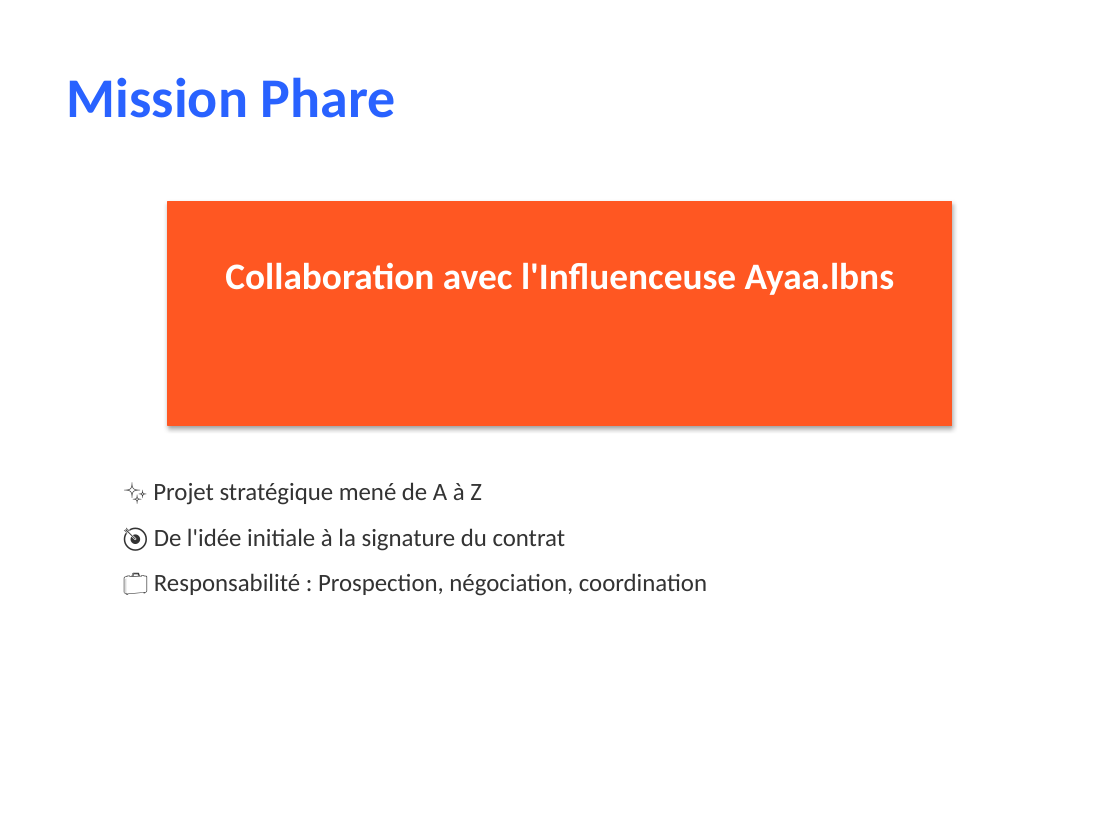
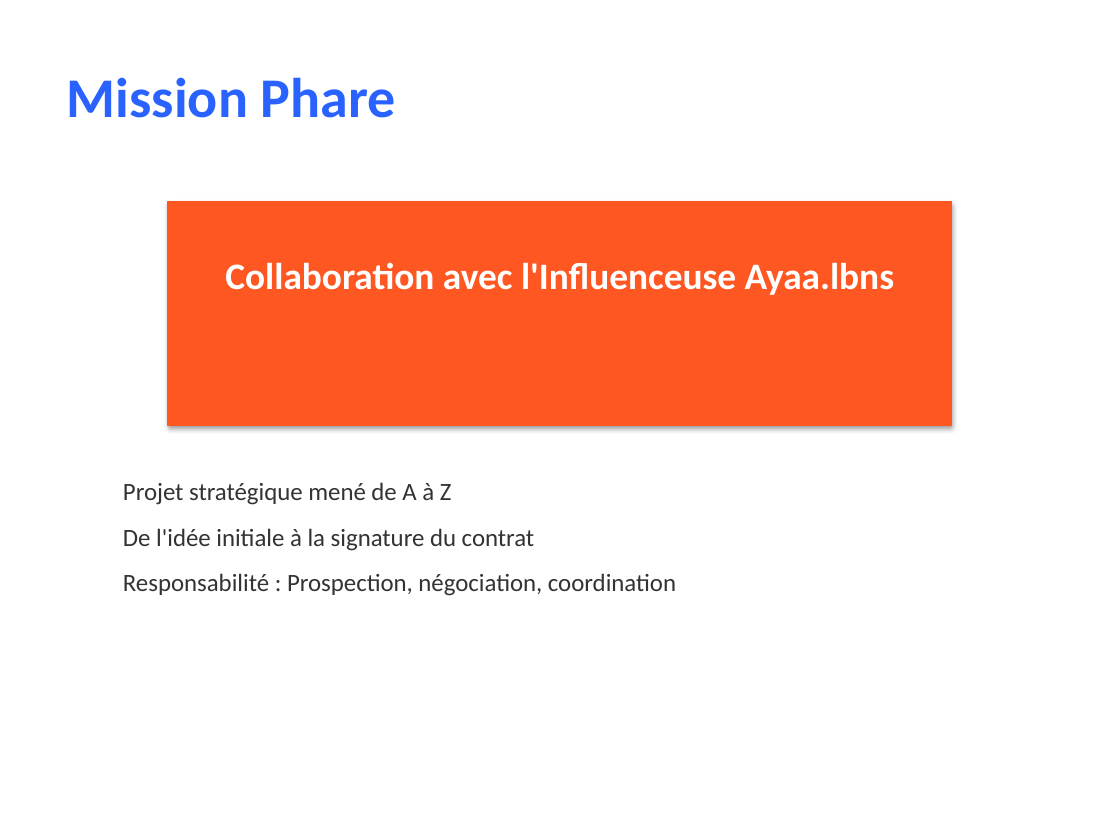
Before and after one commit to DOCK221/lbdmuser.github.io, a slide deck: slide 7 of Soutenance_Mouhamadou_Sow_B3_CDI.pptx. Drawn at 1120x840 pixels with LibreOffice and Linux fonts; fonts in the diff are those of the drawing. Boxes give left, top, right and bottom in pixels: in the first picture for what was removed or moved away, otherwise in the second. Text is boxed around its words. In the diff, an @@ line names an element or a change of style, - is before the commit and + after.

```diff
--- a/Soutenance_Mouhamadou_Sow_B3_CDI.pptx
+++ b/Soutenance_Mouhamadou_Sow_B3_CDI.pptx
@@ text at <box>123,482,676,596</box>: text changed @@
-✨ Projet stratégique mené de A à Z
-🎯 De l'idée initiale à la signature du contrat
-💼 Responsabilité : Prospection, négociation, coordination
+Projet stratégique mené de A à Z
+De l'idée initiale à la signature du contrat
+Responsabilité : Prospection, négociation, coordination
```
Also in this commit, not shown: 20 other slides changed, 2 other files.
